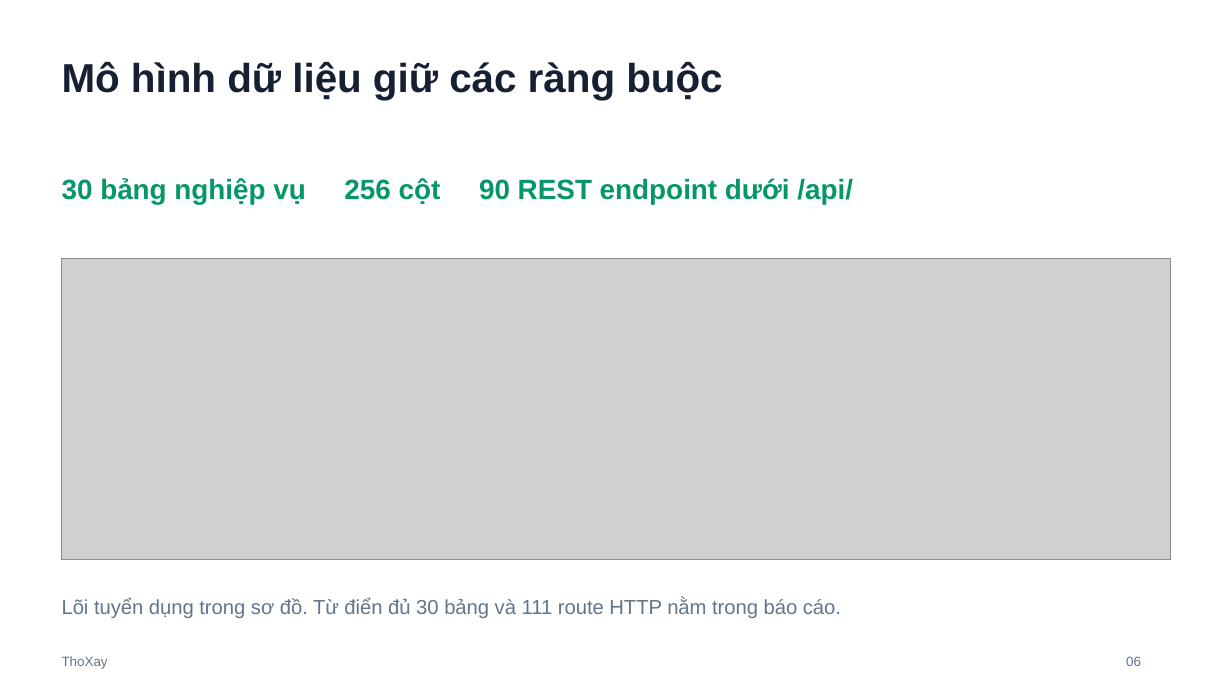
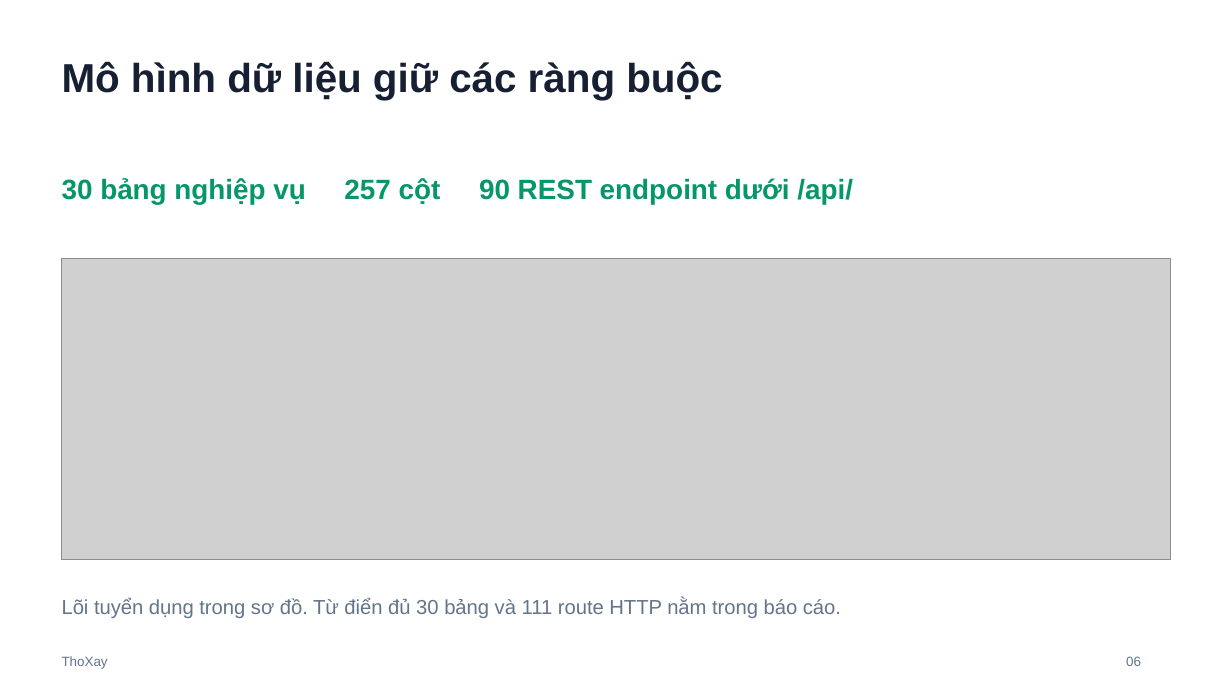
Before and after one commit to tranngocthiet2k6-ai/ThoXay, a slide deck: slide 6 of docs/SLIDE_BAO_VE_DO_AN.pptx. Drawn at 1232x693 pixels with LibreOffice and Linux fonts; fonts in the diff are those of the drawing; grey boxes stand for pictures. Boxes give left, top, right and bottom in pixels: in the first picture for what was removed or moved away, otherwise in the second. Text is boxed around its words. In the diff, an @@ line names an element or a change of style, - is before the commit and + after.

```diff
--- a/docs/SLIDE_BAO_VE_DO_AN.pptx
+++ b/docs/SLIDE_BAO_VE_DO_AN.pptx
@@ text at [62, 178, 853, 204]: text changed @@
-30 bảng nghiệp vụ 256 cột 90 REST endpoint dưới /api/
+30 bảng nghiệp vụ 257 cột 90 REST endpoint dưới /api/
```
Also in this commit, not shown: 2 other slides changed, 7 slides added, 7 slides removed, 27 other files.
